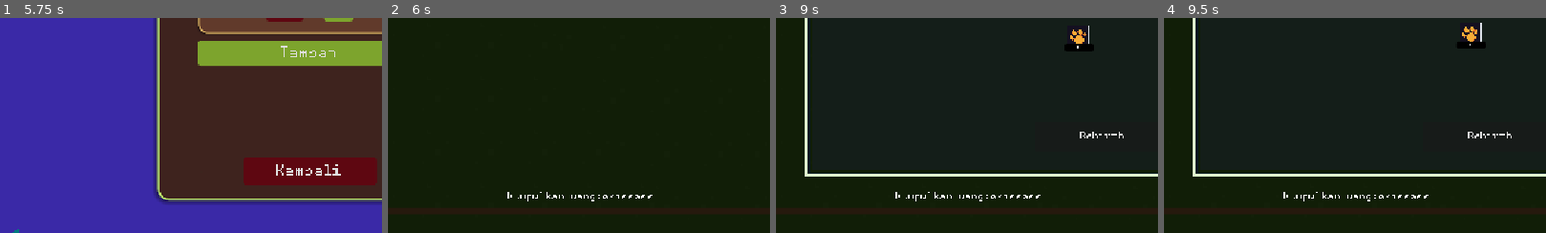
Above: before the commit, frames 1-4 (left to right).
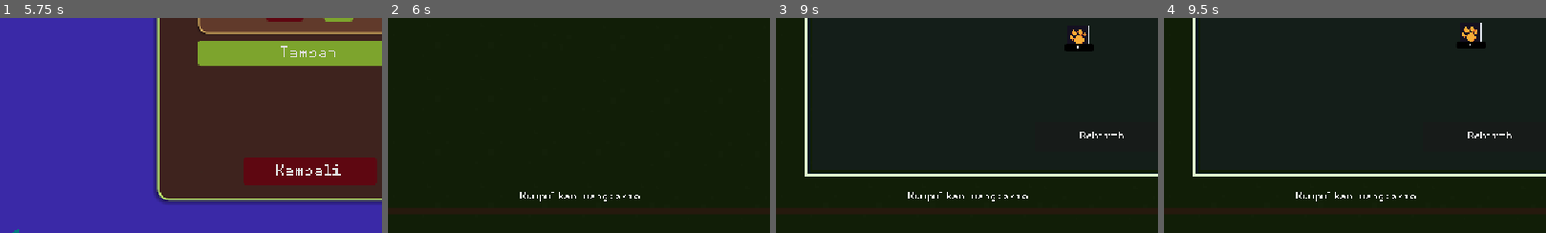
Above: after the commit, the same moments.

Repository: azizul987/Sawit-io
Game: Godot game, scene res://Scene/MainMenui.tscn
Same seed, same stepped clock (60 frames per second), same inputs: the game is played once before the commit and once after it. Sound files missing from this copy of the repository are replaced by a short silence.
Inputs (mouse positions are % of the whole screen's width and height, from its top left):
- Up to frame 1 (5.75 s): click "Mulai" at 0.5 s; tap Enter at 1.25 s; drag from (88, 82) to (80, 63) at 1.27 s; click "Tambah" at 2 s; click "Kembali" at 2.75 s; click "Mulai" at 3.5 s; drag from (85, 70) to (79, 52) at 4.27 s; move the mouse to (85, 70) at 5.02 s; hold Right (ui_right) from 5.03 s (still down); hold Q (zoom_in) from 5.03 s (still down); click (85, 70) at 5.17 s
- Up to frame 2 (6 s): release Right (ui_right) at 5.75 s; release Q (zoom_in) at 5.75 s; click "Load" at 5.75 s
- Up to frame 3 (9 s): click "299" at 6.5 s; click "1K" at 7.25 s; click "8K" at 8 s; click (7, 12) at 8.75 s
- Up to frame 4 (9.5 s): no input
The pictures show only the part of the screen within x 10-60%, y 50-100%; the shares and areas given below are measured in that part.

Frame 1 is identical in both runs. In frame 2, 0.3% of the frame differs, in the area x 31-70%, y 80-86%; in frame 3, 0.3%; in frame 4, 0.3%.

Commit message:
add next mision logic

Diff:
--- a/Logic/Data Templete/Data/ress/Mission_Database.tres
+++ b/Logic/Data Templete/Data/ress/Mission_Database.tres
@@ -8,16 +8,14 @@
 id = "kumpul_1M_poin"
 mission_name = "1"
 description = "Kumpulkan total 1.000 poin."
-target_value = 1000000.0
+target_value = 10.0
 
 [sub_resource type="Resource" id="Resource_m2"]
 script = ExtResource("1_missi")
 id = "upgrade_sawit_5"
 mission_name = "Kebun Lebih Luas"
 description = "Tingkatkan Jumlah Sawit hingga level 5."
-requirement_type = 1
-target_value = 5.0
-target_id = "Jumlah Sawit"
+target_value = 20.0
 
 [resource]
 script = ExtResource("2_db")
--- a/Logic/skrip/Main__Camera.gd
+++ b/Logic/skrip/Main__Camera.gd
@@ -6,7 +6,7 @@
 @export var max_zoom := 10.0
 
 var is_dragging := false
-
+var  sawit
 
 func _ready() -> void:
 	SaveManager.load_game()
--- a/Ui/mision_menu.gd
+++ b/Ui/mision_menu.gd
@@ -7,14 +7,19 @@
 
 func  _ready() -> void:
 	Point.point_change.connect(update_ui)
+	progress_bar.max_value=mision.get_mision(Point.idx_mision_now).target_value
+	update_label(mision.get_mision(Point.idx_mision_now))
 func update_ui(add_poin: int):
 	var Mision_Type = misi_database.get_mision(Point.idx_mision_now)
 	if mision_comparator(Mision_Type):
-		pass
-	Point.idx_mision_now+=1
-	progress_bar.value+=add_poin
+		Point.idx_mision_now+=1
+		progress_bar.max_value=mision.get_mision(Point.idx_mision_now).target_value
+	progress_bar.value=Point.total_point_earned
+	update_label(mision.get_mision(Point.idx_mision_now))
 	SaveManager.save_game()
 
 
 func mision_comparator(misi:Mission):
-	return  Point.total_point_earned>misi.target_value
+	return  Point.total_point_earned>=misi.target_value
+func update_label(misi:Mission):
+	label.text="Kumpulkan uang:{0}/{1} ".format([Point.format_num(Point.total_point_earned),Point.format_num(misi.target_value)])
